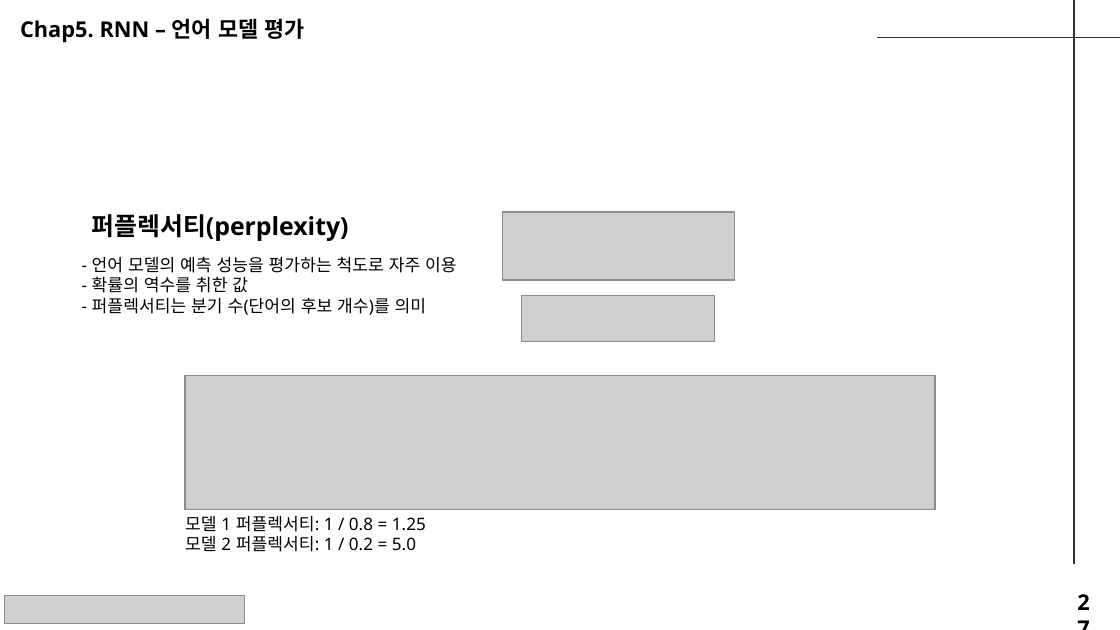
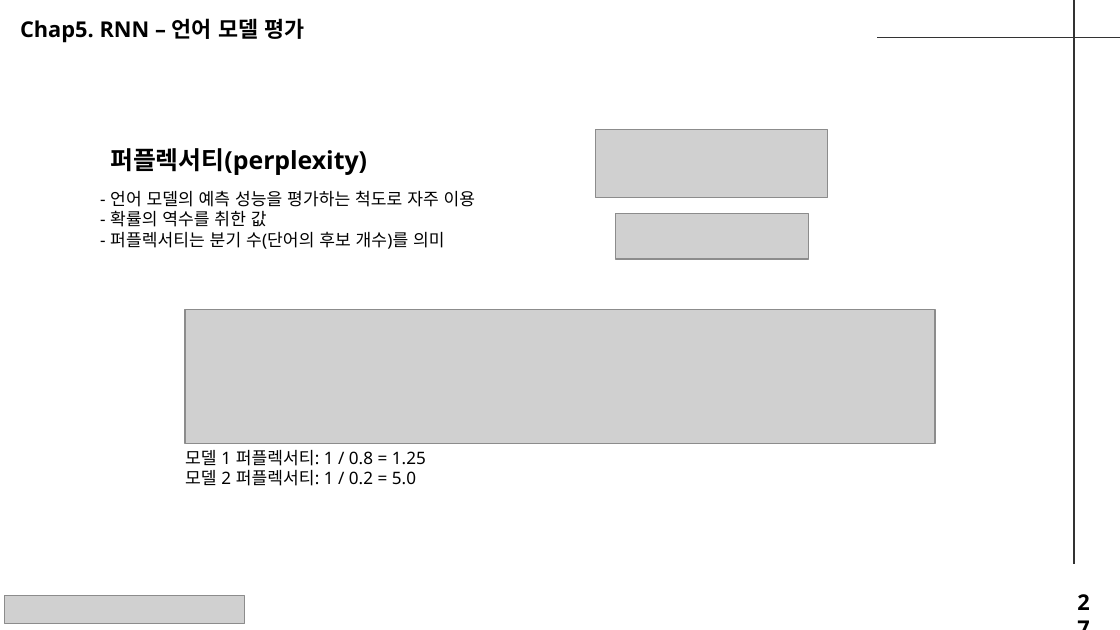
Before and after one commit to seungdeng/Deep-Learning-from-Scratch, a slide deck: slide 27 of study/발표자료/20250220_밑딥2_이승건_chap2345발표자료_NotoSans.pptx. Drawn at 1120x630 pixels with LibreOffice and Linux fonts; fonts in the diff are those of the drawing; grey boxes stand for pictures. Boxes give left, top, right and bottom in pixels: in the first picture for what was removed or moved away, otherwise in the second. Text is boxed around its words. In the diff, an @@ line names an element or a change of style, - is before the commit and + after.

```diff
--- a/study/발표자료/20250220_밑딥2_이승건_chap2345발표자료_NotoSans.pptx
+++ b/study/발표자료/20250220_밑딥2_이승건_chap2345발표자료_NotoSans.pptx
@@ text "퍼플렉서티(perplexity)": place and size @@
-text "퍼플렉서티(perplexity)" at [92, 214, 349, 241]
+text "퍼플렉서티(perplexity)" at [110, 148, 367, 175]
@@ picture: place and size @@
-picture at [502, 212, 734, 280]
+picture at [596, 130, 828, 198]
@@ text "- 언어 모델의 예측 성능을 ...": place and size @@
-text "- 언어 모델의 예측 성능을 ..." at [92, 256, 457, 315]
+text "- 언어 모델의 예측 성능을 ..." at [110, 190, 476, 249]
@@ picture: place and size @@
-picture at [522, 296, 716, 342]
+picture at [615, 213, 809, 259]
@@ picture: place and size @@
-picture at [185, 375, 935, 510]
+picture at [185, 309, 935, 444]
@@ text "모델 1 퍼플렉서티: 1 / ...": place and size @@
-text "모델 1 퍼플렉서티: 1 / ..." at [185, 516, 426, 552]
+text "모델 1 퍼플렉서티: 1 / ..." at [185, 450, 426, 486]
```
Also in this commit, not shown: 14 other slides changed.
